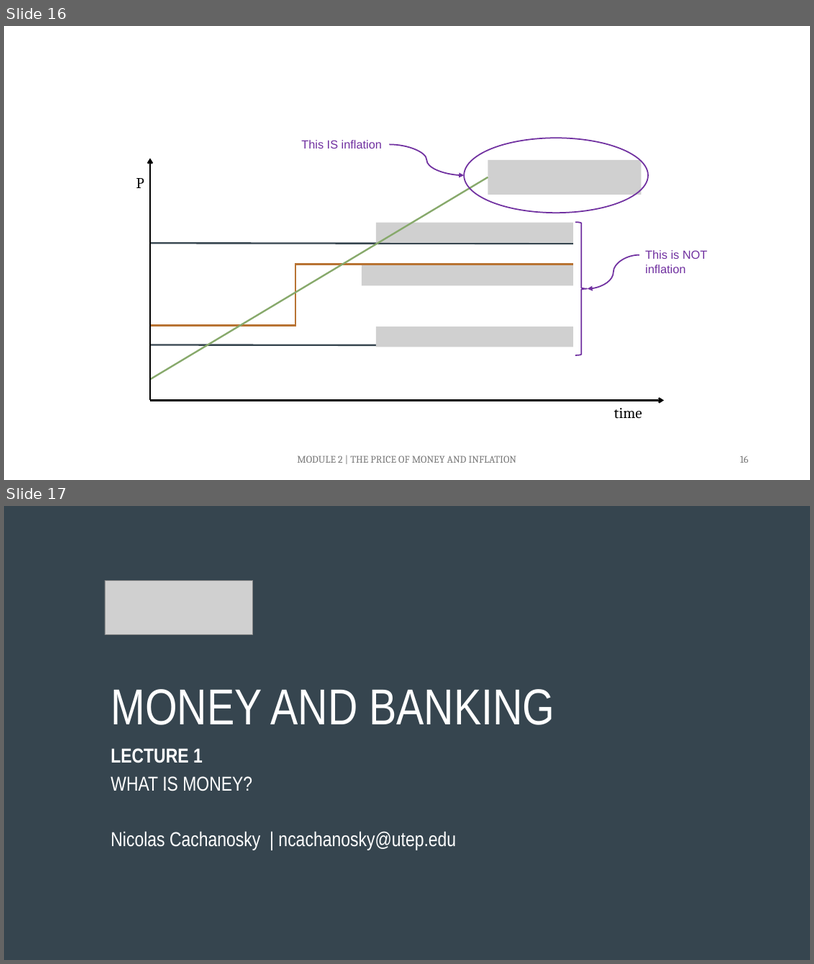
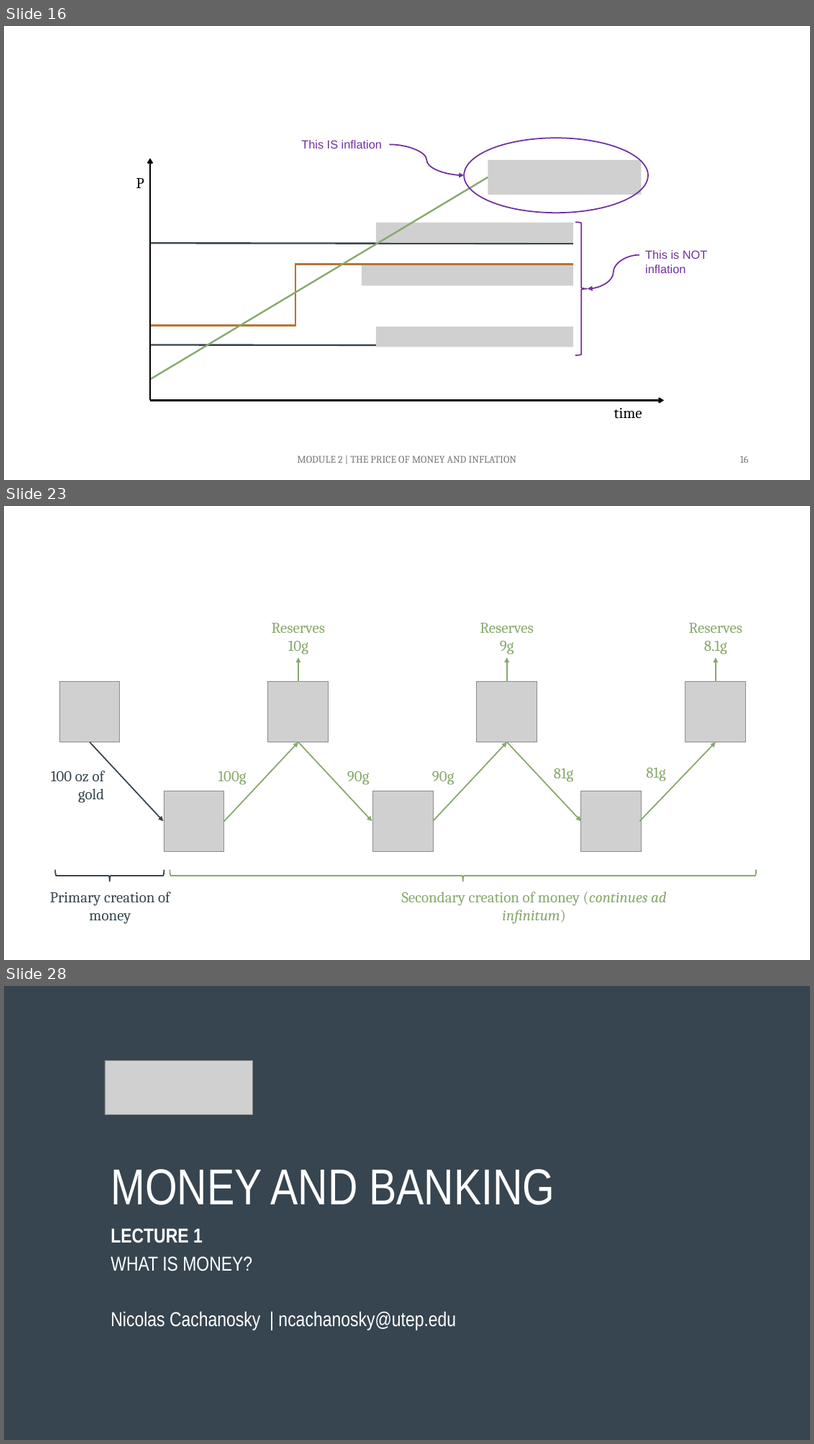
Before and after one commit to ncachanosky/ECON-3320-online, a slide deck: figures/figures.pptx. Shown one above the other, each under a label of ours: slides 16 and 17 before the commit, slides 16, 23 and 28 after it; the slides between them are not shown. The pictures are 814x964 and 814x1444 pixels, drawn with LibreOffice and Linux fonts; fonts in the diff are those of the drawing; grey boxes stand for pictures. Boxes give left, top, right and bottom in pixels: in the first picture for what was removed or moved away, otherwise in the second. Text is boxed around its words. In the diff, an @@ line names an element or a change of style, - is before the commit and + after.

```diff
--- a/figures/figures.pptx
+++ b/figures/figures.pptx
@@ slide 23 added at box(4, 506, 810, 960), background #FFFFFF @@
@@ text added at box(272, 623, 325, 654), 18 pt, text #87A96B @@
+Reserves
+10g
@@ text added at box(480, 623, 533, 654), 18 pt, text #87A96B @@
+Reserves
+9g
@@ text added at box(689, 623, 743, 654), 18 pt, text #87A96B @@
+Reserves
+8.1g
@@ arrow added from (298, 682) to (298, 657), #87A96B 1.5 pt @@
@@ arrow added from (507, 682) to (507, 657), #87A96B 1.5 pt @@
@@ arrow added from (716, 682) to (716, 657), #87A96B 1.5 pt @@
@@ picture added at box(59, 682, 120, 742) @@
@@ picture added at box(268, 682, 329, 742) @@
@@ picture added at box(477, 682, 538, 742) @@
@@ picture added at box(686, 682, 746, 742) @@
@@ arrow added from (90, 742) to (164, 821), #36454F 1.5 pt @@
@@ arrow added from (224, 821) to (298, 742), #87A96B 1.5 pt @@
@@ arrow added from (298, 742) to (373, 821), #87A96B 1.5 pt @@
@@ arrow added from (433, 821) to (507, 742), #87A96B 1.5 pt @@
@@ arrow added from (507, 742) to (581, 821), #87A96B 1.5 pt @@
@@ arrow added from (640, 821) to (716, 742), #87A96B 1.5 pt @@
@@ text added at box(51, 770, 105, 803), 18 pt, text #36454F @@
+100 oz of gold
@@ text added at box(219, 771, 247, 785), 18 pt, text #87A96B @@
+100g
@@ text added at box(347, 771, 370, 785), 18 pt, text #87A96B @@
+90g
@@ text added at box(432, 771, 455, 785), 18 pt, text #87A96B @@
+90g
@@ text added at box(554, 768, 574, 782), 18 pt, text #87A96B @@
+81g
@@ text added at box(646, 767, 666, 781), 18 pt, text #87A96B @@
+81g
@@ picture added at box(164, 791, 224, 852) @@
@@ picture added at box(373, 791, 434, 852) @@
@@ picture added at box(581, 791, 642, 852) @@
@@ left brace added at box(55, 870, 165, 882), outline #36454F 1.5 pt @@
@@ left brace added at box(170, 870, 756, 882), outline #87A96B 1.5 pt @@
@@ text added at box(50, 891, 170, 924), 18 pt, text #36454F @@
+Primary creation of money
@@ text added at box(402, 891, 667, 924), 18 pt, text #87A96B @@
+Secondary creation of money (continues ad infinitum)
@@ what was slide 17 is now slide 28 @@
```
Also in this commit, not shown: 10 other slides added, 23 other files.
